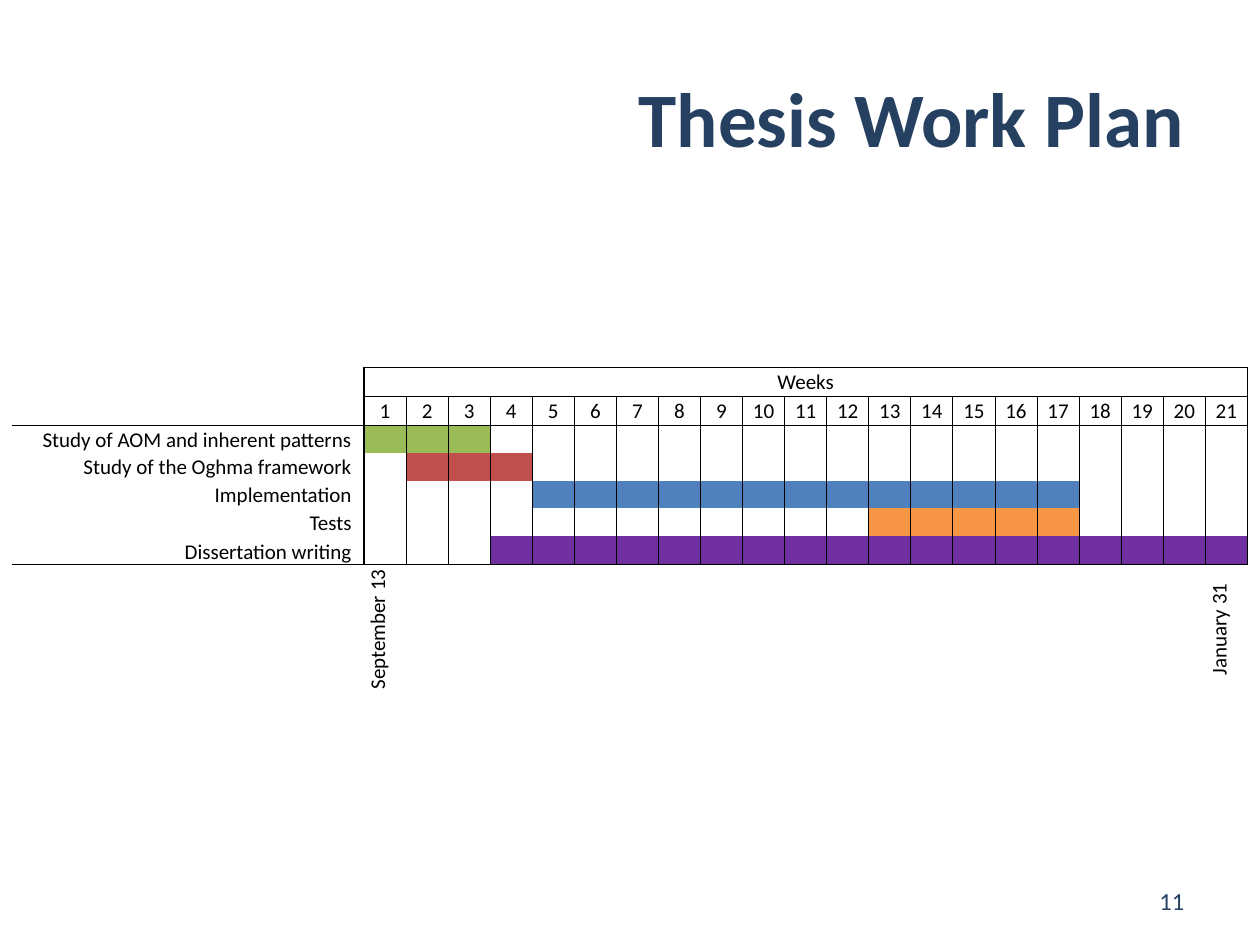
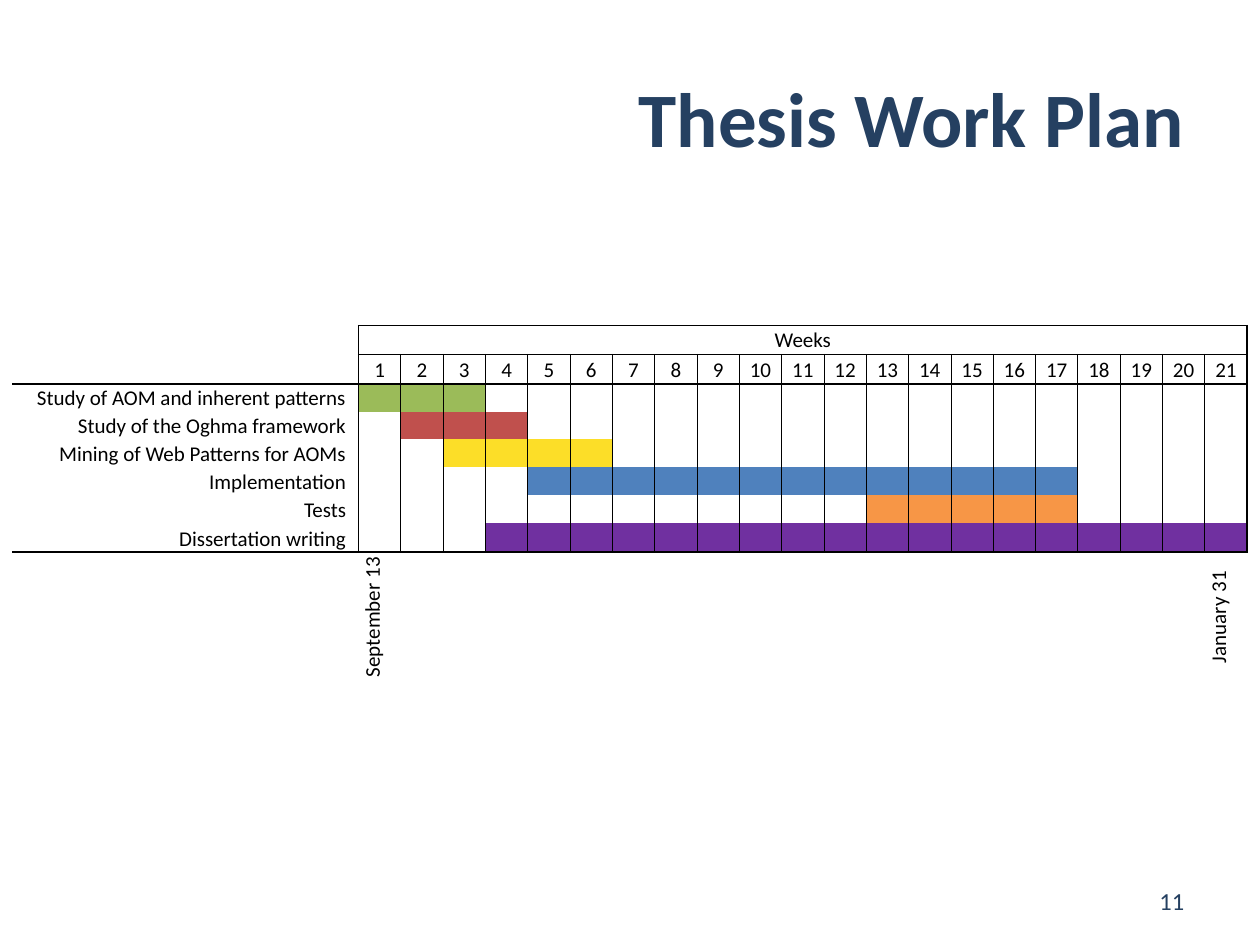
Before and after one commit to jgradim/thesis, a slide deck: slide 11 of presentations/pdis2.pptx. Drawn at 1260x945 pixels with LibreOffice and Linux fonts; fonts in the diff are those of the drawing. Boxes give left, top, right and bottom in pixels: in the first picture for what was removed or moved away, otherwise in the second. Text is boxed around its words. In the diff, an @@ line names an element or a change of style, - is before the commit and + after.

```diff
--- a/presentations/pdis2.pptx
+++ b/presentations/pdis2.pptx
@@ table at box(13, 325, 1259, 682) @@
+row 5: Mining of Web Patterns for AOMs |  |  |  |  |  |  |  |  |  |  |  |  |  |  |  |  |  |  |  |  | 
@@ table: place and size @@
-table at box(13, 368, 1237, 696)
+table at box(13, 325, 1259, 682)
```
Also in this commit, not shown: 5 other slides changed, 1 other file.
